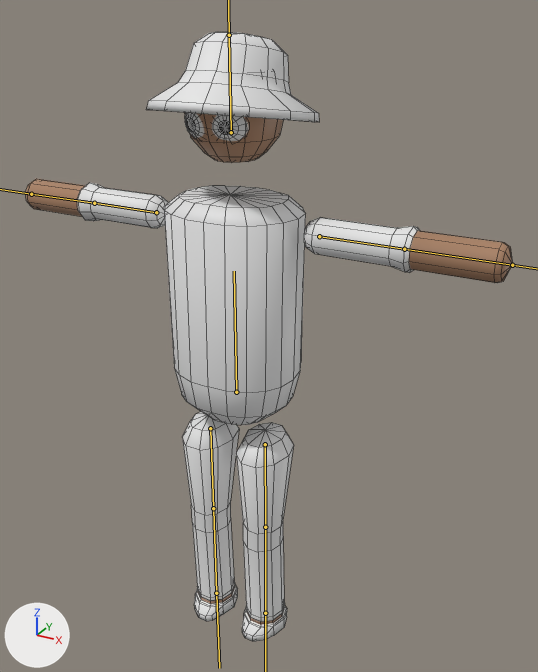
An edit to the FBX model Assets/Playermodel/New Playermodel/Player.fbx, drawn before and after from the same camera.
Camera for both pictures: a 50 mm lens placed at (1.62, -2.62, 1.08), pointed at (0.1, 0.13, -0.3). Lighting does not change. The marker at lower left points along +X, +Y and +Z. The bones that bend it are drawn over the model as lines. Mesh edges are drawn as thin lines.

Objects in the first picture: 'PLayer'.
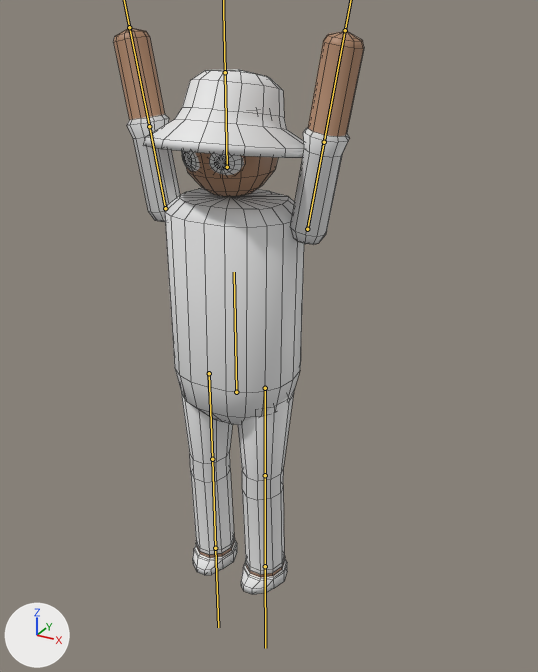
The newer file adds an action. The first version stands in its rest pose; the second is drawn at frame 60 of the action 'Playdermodel|Hands Raised'.

Boxes [x1, y1, x2, y2] around the edits, measured in the pictures (538 x 672 px):
'PLayer', posed (49% narrower, 7% shorter)
    before: [25, 32, 513, 641]
    after: [114, 28, 364, 595]
bone 'Bone', root to tip
    before: (319, 236) to (404, 249)
    after: (307, 229) to (324, 142)
bone 'Bone.002', root to tip
    before: (265, 444) to (265, 527)
    after: (265, 388) to (265, 475)
bone 'Bone.004', root to tip
    before: (156, 212) to (94, 203)
    after: (165, 208) to (149, 126)
bone 'Bone.006', root to tip
    before: (210, 428) to (213, 508)
    after: (209, 373) to (212, 459)
bone 'Bone.009', root to tip
    before: (231, 132) to (229, 35)
    after: (227, 167) to (225, 72)

What the commit changed:
Bone 'Bone' (bone_bone) moves from (0.0, 0.0, 0.0) to (-0.07, -0.12, 0.0).
Bone 'Bone' (bone_bone) turns from (0, 0, 0) to (0, 180, 80) degrees about its own x, y and z.
Bone 'Bone.002' (bone_bone_002) moves from (0.0, 0.0, 0.0) to (0.0, -0.74, 0.0).
Bone 'Bone.004' (bone_bone_004) moves from (0.0, 0.0, 0.0) to (0.05, -0.12, -0.05).
Bone 'Bone.004' (bone_bone_004) turns from (0, 0, 0) to (51, 156, -49) degrees about its own x, y and z.
Bone 'Bone.006' (bone_bone_006) moves from (0.0, 0.0, 0.0) to (0.0, -0.74, 0.0).
Bone 'Bone.009' (bone_bone_009) moves from (0.0, 0.0, 0.0) to (0.0, -0.32, 0.09).
